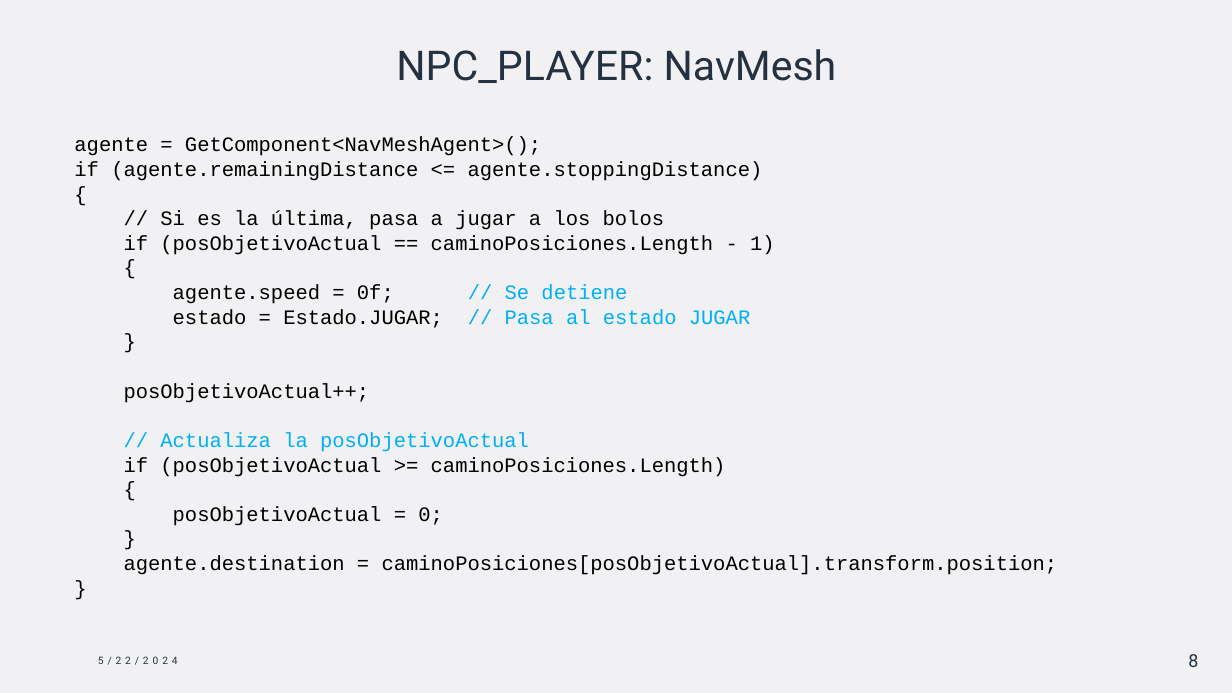
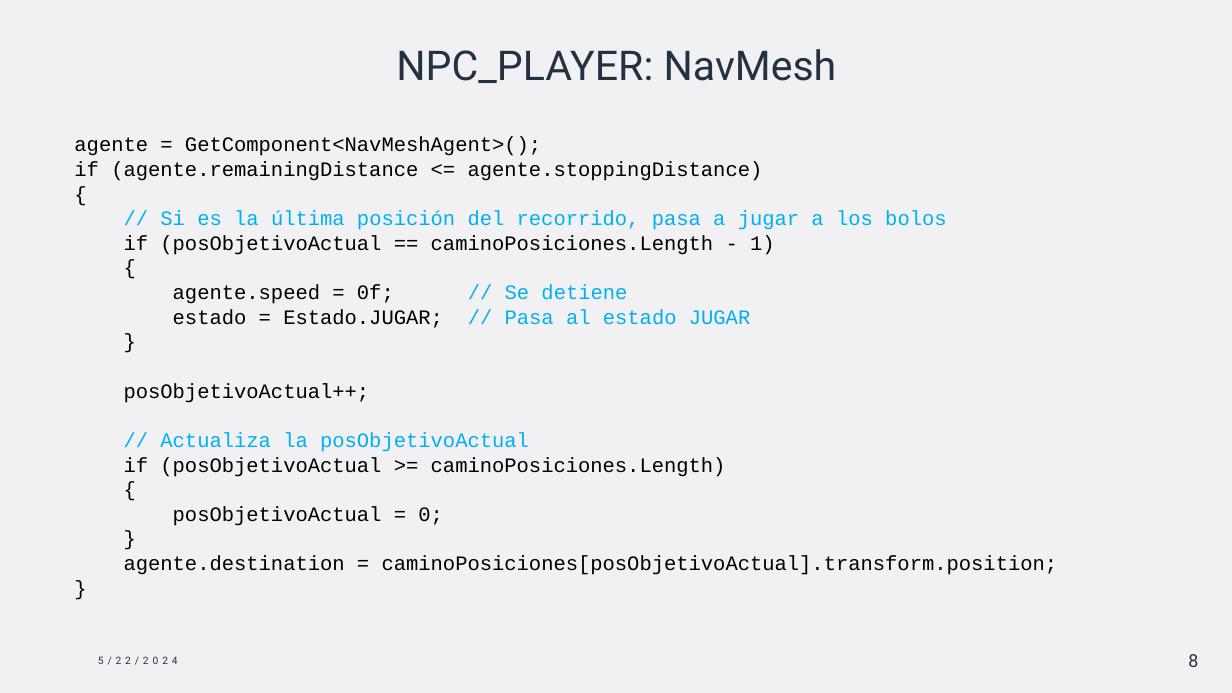
Before and after one commit to ignamarga1/Bowling24, a slide deck: slide 8 of La bolera.pptx. Drawn at 1232x693 pixels with LibreOffice and Linux fonts; fonts in the diff are those of the drawing. Boxes give left, top, right and bottom in pixels: in the first picture for what was removed or moved away, otherwise in the second. Text is boxed around its words. In the diff, an @@ line names an element or a change of style, - is before the commit and + after.

```diff
--- a/La bolera.pptx
+++ b/La bolera.pptx
@@ text at (160, 211, 946, 230): text changed; text colour #000000 to #00B0F0 @@
-// Si es la última, pasa a jugar a los bolos
+// Si es la última posición del recorrido, pasa a jugar a los bolos
```
Also in this commit, not shown: 9 other slides changed.
